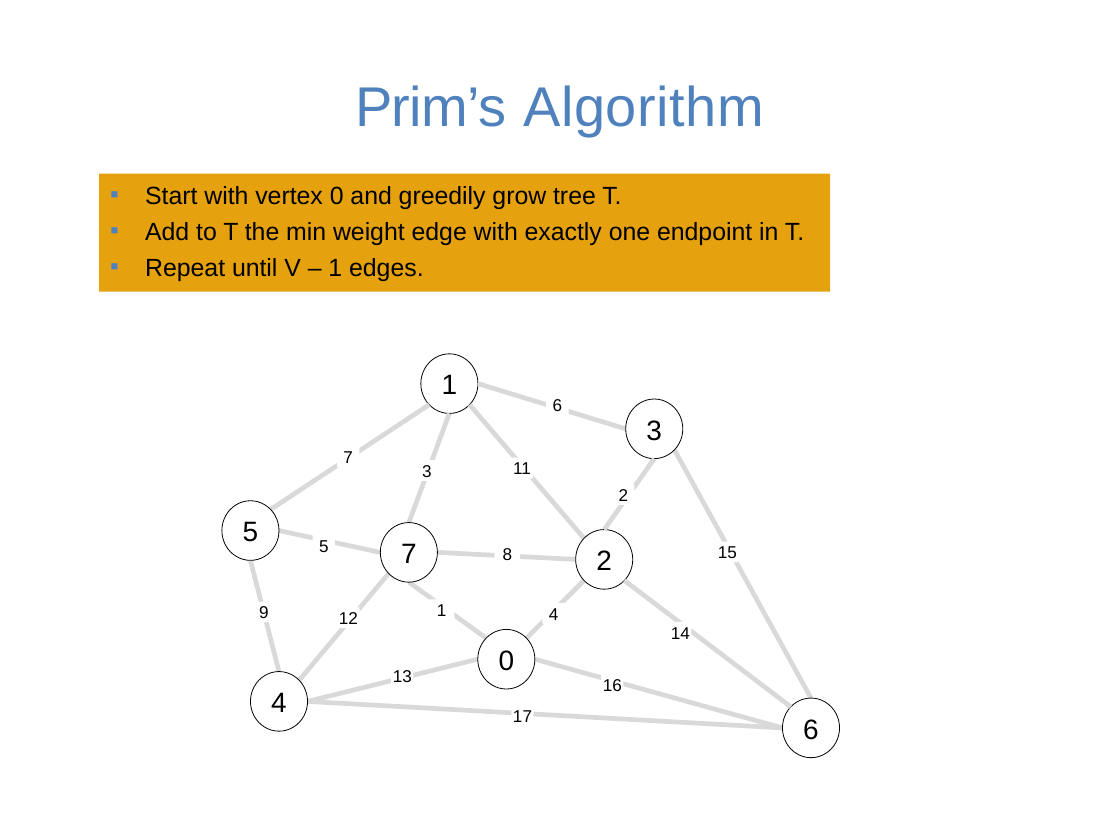
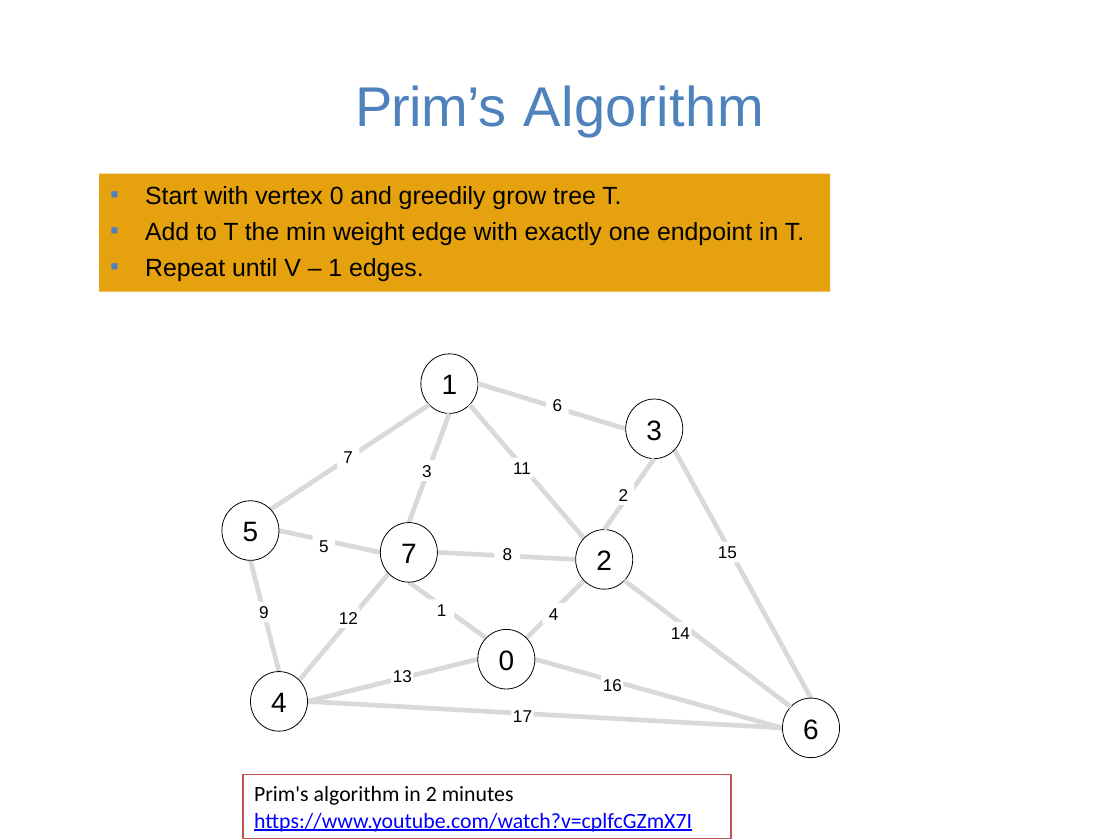
Before and after one commit to guhofstra/CSC111Fa25, a slide deck: slide 6 of PPTs/Lecture 12-minimum spanning trees.pptx (slide 17 before the commit). Drawn at 1120x840 pixels with LibreOffice and Linux fonts; fonts in the diff are those of the drawing. Boxes give left, top, right and bottom in pixels: in the first picture for what was removed or moved away, otherwise in the second. Text is boxed around its words. In the diff, an @@ line names an element or a change of style, - is before the commit and + after.

```diff
--- a/PPTs/Lecture 12-minimum spanning trees.pptx
+++ b/PPTs/Lecture 12-minimum spanning trees.pptx
@@ rectangle added at (243,775,730,839), fill #FFFFFF, outline #C0504D 1 pt, 14 pt, text #0000FF, underline @@
+Prim's algorithm in 2 minutes
+https://www.youtube.com/watch?v=cplfcGZmX7I
```
Also in this commit, not shown: 3 other slides changed, 24 slides removed, 7 other files.
